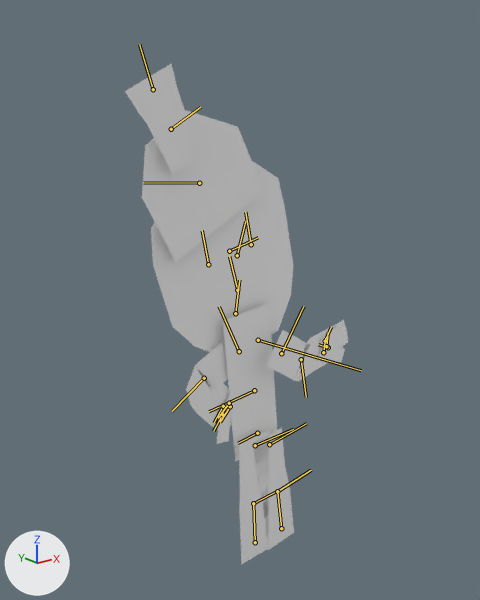
An edit to the FBX model Assets/Models/Player/Player@JumpA.fbx, drawn before and after from the same camera.
One viewpoint serves both versions: a camera (50 mm lens) standing at (-0.01548, -0.01831, 0.01785) and looking at (-0.00047, 0.00046, 0.01035). The axes (+X, +Y, +Z) are drawn at lower left. The lights are the same throughout. Both versions are drawn at frame 36 of the action 'Take 001'; the numbers are the values there. The bones that bend it are drawn over the model as lines.

The first picture shows 'Mesh_Player'.
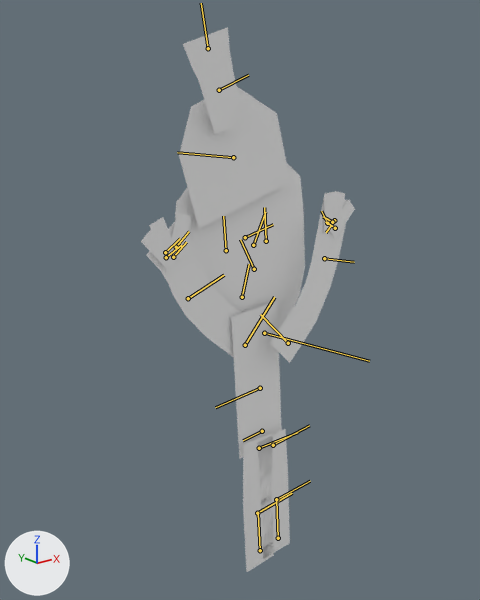
What the commit changed:
Bone 'Rig_Root' (bone_rig_root) moves from (0.003, -0.008, 0.0) to (0.004, -0.031, 0.0).
Bone 'Rig_Root' (bone_rig_root) turns from (0, 0, 6) to (0, 0, 4) degrees about its own x, y and z.
Bone 'Rig_Head' (bone_rig_head) moves from (-0.02, -0.002, 0.038) to (0.0, 0.0, 0.035).
Bone 'Rig_Head' (bone_rig_head) turns from (-1, 7, 0) to (0, 1, 0) degrees about its own x, y and z.
Bone 'Rig_EyeL' (bone_rig_eyel) moves from (-0.001, -0.056, 0.0) to (-0.008, -0.067, 0.0).
Bone 'Rig_NoseBack' (bone_rig_noseback) moves from (0.021, -0.005, 0.0) to (0.007, -0.01, 0.0).
Bone 'Rig_NoseBack' (bone_rig_noseback) turns from (0, 0, 1) to (0, 0, 9) degrees about its own x, y and z.
Bone 'Rig_NoseTip' (bone_rig_nosetip) moves from (-0.002, -0.019, 0.0) to (0.014, 0.005, 0.0).
Bone 'Rig_NoseTip' (bone_rig_nosetip) turns from (0, 0, 1) to (0, 0, 15) degrees about its own x, y and z.
Bone 'Rig_Mouth' (bone_rig_mouth) moves from (-0.037, -0.011, 0.0) to (-0.048, 0.021, 0.0).
Bone 'Rig_Mouth' (bone_rig_mouth) turns from (0, 10, -21) to (0, 10, -19) degrees about its own x, y and z.
Bone 'Rig_Hat' (bone_rig_hat) moves from (-0.056, 0.032, 0.094) to (-0.032, 0.025, 0.069).
Bone 'Rig_Hat' (bone_rig_hat) turns from (1, -14, 6) to (1, -11, 5) degrees about its own x, y and z.
Bone 'Rig_Cord' (bone_rig_cord) moves from (0.0, -0.043, 0.0) to (0.014, -0.032, 0.0).
Bone 'Rig_Cord' (bone_rig_cord) turns from (0, 0, 4) to (0, 0, 0) degrees about its own x, y and z.
Bone 'Rig_ShoulderR' (bone_rig_shoulderr) moves from (-0.06, -0.001, 0.012) to (-0.055, 0.017, 0.012).
Bone 'Rig_ShoulderR' (bone_rig_shoulderr) turns from (0, 0, -20) to (0, 0, 46) degrees about its own x, y and z.
Bone 'Rig_ElbowR' (bone_rig_elbowr) moves from (-0.043, 0.028, 0.0) to (0.128, 0.019, 0.0).
Bone 'Rig_ElbowR' (bone_rig_elbowr) turns from (0, 0, -97) to (0, 0, 28) degrees about its own x, y and z.
Bone 'Rig_ShoulderL' (bone_rig_shoulderl) moves from (-0.034, -0.034, 0.068) to (-0.033, 0.001, 0.068).
Bone 'Rig_ShoulderL' (bone_rig_shoulderl) turns from (0, 0, -39) to (0, 0, 40) degrees about its own x, y and z.
Bone 'Rig_ElbowL' (bone_rig_elbowl) moves from (0.084, -0.003, 0.0) to (-0.143, -0.082, 0.0).
Bone 'Rig_ElbowL' (bone_rig_elbowl) turns from (0, 0, 44) to (0, 0, 33) degrees about its own x, y and z.
Bone 'Rig_LegR' (bone_rig_legr) moves from (0.011, -0.009, 0.0) to (0.032, -0.012, 0.0).
Bone 'Rig_KneeR' (bone_rig_kneer) moves from (0.056, -0.004, 0.0) to (0.091, 0.006, 0.0).
Bone 'Rig_KneeR' (bone_rig_kneer) turns from (0, 0, 2) to (0, 0, 5) degrees about its own x, y and z.
Bone 'Rig_LegL' (bone_rig_legl) moves from (0.04, -0.005, 0.0) to (0.049, -0.008, 0.0).
Bone 'Rig_KneeL' (bone_rig_kneel) moves from (0.034, 0.016, 0.0) to (0.059, -0.003, 0.0).
Bone 'Rig_KneeL' (bone_rig_kneel) turns from (0, 0, 1) to (0, 0, -2) degrees about its own x, y and z.

Boxes [x1, y1, x2, y2] around the edits, measured in the pictures (480 x 600 px):
'Mesh_Player', posed (9% taller)
    before: [125, 64, 348, 564]
    after: [141, 27, 355, 572]
bone 'Rig_Root', root to tip
    before: (257, 433) to (238, 443)
    after: (262, 431) to (243, 440)
bone 'Rig_Head', root to tip
    before: (258, 340) to (361, 370)
    after: (264, 333) to (369, 361)
bone 'Rig_EyeL', root to tip
    before: (251, 244) to (245, 212)
    after: (266, 241) to (264, 207)
bone 'Rig_NoseBack', root to tip
    before: (229, 251) to (258, 237)
    after: (245, 237) to (273, 224)
bone 'Rig_NoseTip', root to tip
    before: (237, 290) to (229, 256)
    after: (254, 269) to (240, 239)
bone 'Rig_Mouth', root to tip
    before: (235, 313) to (239, 280)
    after: (242, 297) to (249, 264)
bone 'Rig_Hat', root to tip
    before: (199, 183) to (143, 182)
    after: (233, 157) to (177, 152)
bone 'Rig_Cord', root to tip
    before: (171, 129) to (200, 107)
    after: (219, 90) to (248, 75)
bone 'Rig_ShoulderR', root to tip
    before: (239, 351) to (219, 306)
    after: (245, 345) to (274, 297)
bone 'Rig_ElbowR', root to tip
    before: (204, 378) to (172, 411)
    after: (188, 298) to (224, 275)
bone 'Rig_ShoulderL', root to tip
    before: (281, 353) to (303, 306)
    after: (288, 343) to (260, 314)
bone 'Rig_ElbowL', root to tip
    before: (301, 359) to (306, 397)
    after: (324, 258) to (354, 262)
bone 'Rig_LegR', root to tip
    before: (255, 445) to (293, 429)
    after: (259, 448) to (297, 432)
bone 'Rig_KneeR', root to tip
    before: (253, 503) to (288, 485)
    after: (257, 513) to (292, 493)
bone 'Rig_LegL', root to tip
    before: (269, 444) to (306, 423)
    after: (273, 445) to (309, 425)
bone 'Rig_KneeL', root to tip
    before: (277, 491) to (311, 470)
    after: (276, 499) to (310, 481)
